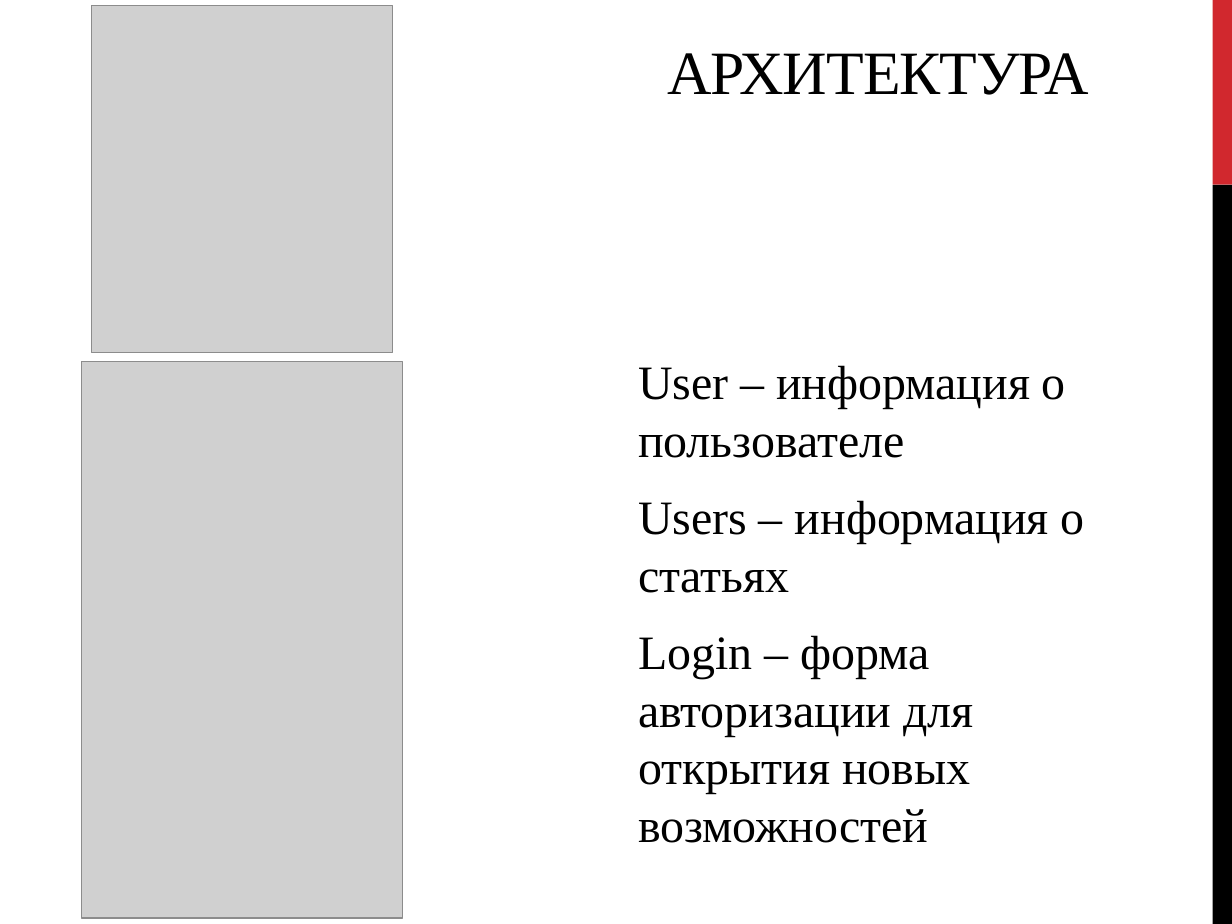
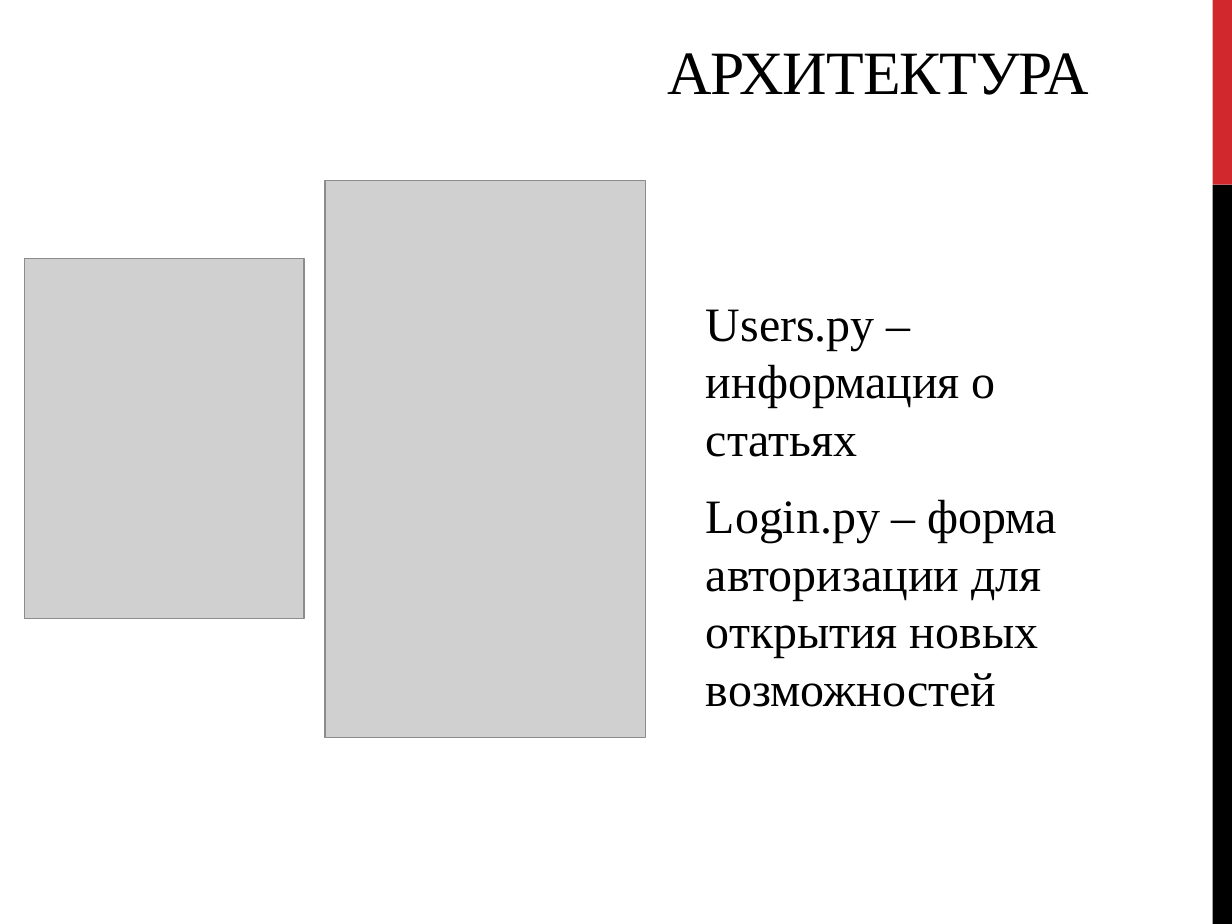
Before and after one commit to 1-Inna-1/project_web, a slide deck: slide 4 of web.pptx. Drawn at 1232x924 pixels with LibreOffice and Linux fonts; fonts in the diff are those of the drawing; grey boxes stand for pictures. Boxes give left, top, right and bottom in pixels: in the first picture for what was removed or moved away, otherwise in the second. Text is boxed around its words. In the diff, an @@ line names an element or a change of style, - is before the commit and + after.

```diff
--- a/web.pptx
+++ b/web.pptx
@@ picture removed at (91, 5, 393, 352) @@
@@ picture: place and size @@
-picture at (81, 361, 402, 918)
+picture at (325, 181, 646, 738)
@@ picture added at (25, 259, 304, 618) @@
@@ text at (706, 309, 1057, 707): text changed @@
-User – информация о пользователе
-Users – информация о статьях
-Login – форма авторизации для открытия новых возможностей
+Users.py – информация о статьях
+Login.py – форма авторизации для открытия новых возможностей
```
Also in this commit, not shown: 5 other slides changed, 1 other file.
